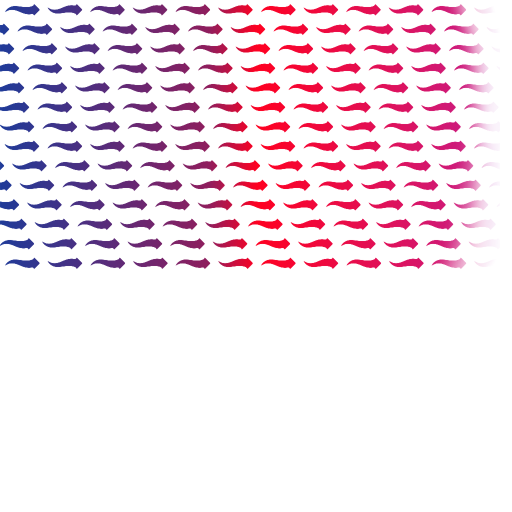
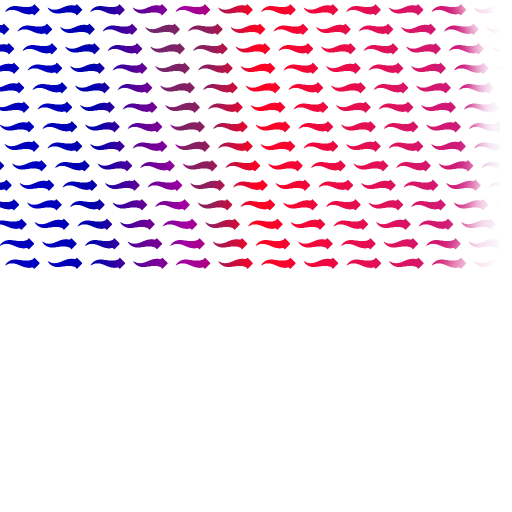
Comparing the layer stacks of the two w=512, h=512 images. Changes:
painted on "Layer" over (x1=0, y1=4, x2=219, y2=269)
